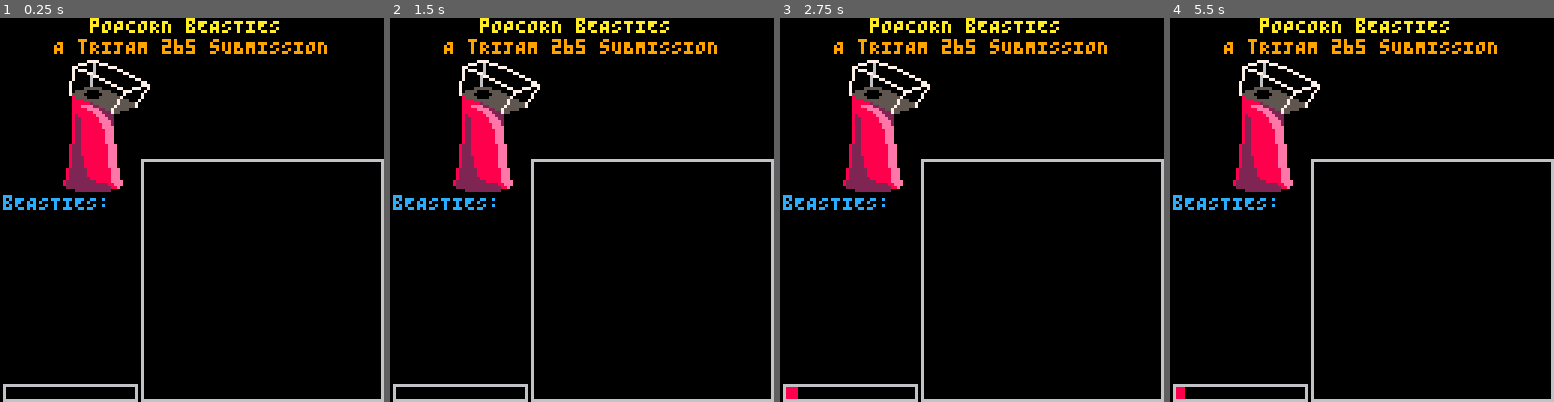
Above: before the commit, frames 1-4 (left to right).
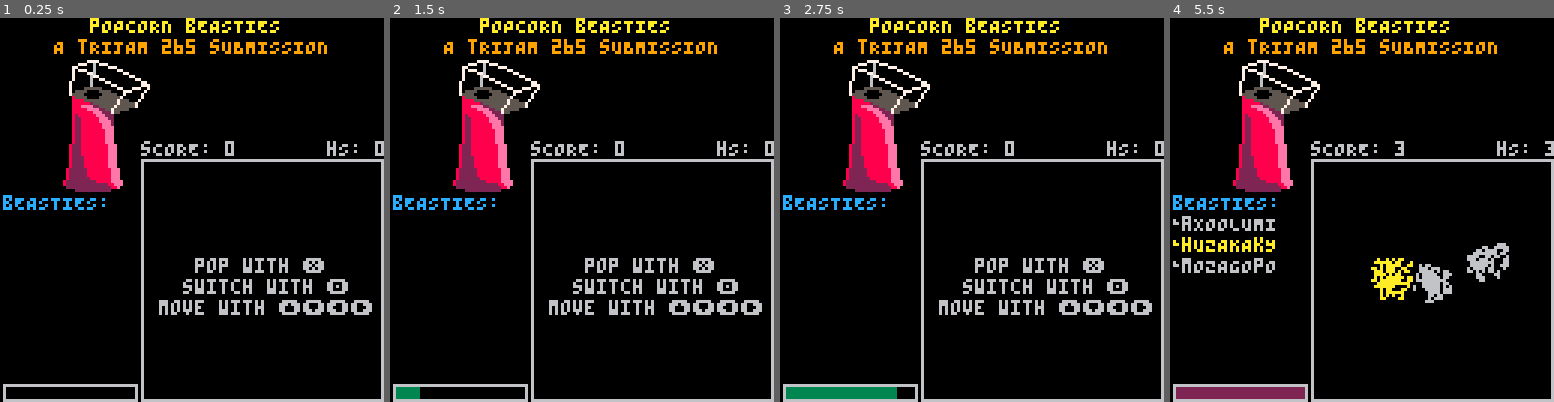
Above: after the commit, the same moments.

Repository: joshbackstein/trijam-265
Game: PICO-8 cartridge mw.p8
The game is run twice, just before and just after one commit, with the same random seed, the same clock (stepped at 60 frames per second) and the same inputs.
Inputs:
- Up to frame 1 (0.25 s): no input
- Up to frame 2 (1.5 s): tap O (Z key) at 0.33, 0.7, 1.43 s; tap X (X key) at 1.07 s
- Up to frame 3 (2.75 s): hold Left 1.97-2.37 s; tap X (X key) at 2.07, 2.4, 2.73 s; tap O (Z key) at 2.22 s; hold Down from 2.42 s (still down)
- Up to frame 4 (5.5 s): release Down at 2.82 s; hold Right 2.87-3.53 s; tap X (X key) every 0.33 s from 3.07 to 5.4 s; tap O (Z key) at 3.1, 3.98, 4.87 s; hold Up 3.58-4.08 s; hold Right 4.13-4.53 s; hold Down 4.58-5.08 s; hold Left from 5.13 s (still down)

The runs differ from the first frame. In frame 1, 2.9% of the frame differs, in the area x 36-100%, y 32-78%; in frame 2, 3.1%; in frame 3, 3.8%; in frame 4, 4.6%, in the area x 0-100%, y 32-100%.

Commit message:
It's done!

Diff:
--- a/main.lua
+++ b/main.lua
@@ -1,5 +1,12 @@
+cartdata("popcorn_beasties")
+
 -- this is the lua source
 function _init()
+  music(0)
+  poke(0x5f5c, 255) -- set btn initial delay before repeating. 255 means never repeat.
+  poke(0x5f5d, 1) -- set btn repeating delay. (this doesn't need to be set because of 255 above)
+
+
   playfield_size = 80
   playfield = {
     x = 127 - playfield_size,
@@ -38,6 +45,10 @@
   for b in all(beasties_to_delete) do
     beasties_slots[b.slot] = false
     del(beasties, b)
+
+    if b == current_beastie then
+      next_beastie()
+    end
   end
 
   update_bar_state()
@@ -111,14 +122,34 @@
 
   -- change beastie
   if btnp(4) and #beasties > 0 then -- button_o (z)
-    local cbi = 0
+    next_beastie()
+  end
+
+  if g_total > dget(0) then
+    dset(0, g_total)
+  end
+  if #beasties == 0 then
+    g_total = 0
+    g_add_amount = 15
+  end
+end
+
+function next_beastie()
+  if #beasties > 0 then
+    local cbi = -1
     for i, b in ipairs(beasties) do
       if b == current_beastie then
         cbi = i
       end
     end
 
-    current_beastie = current_beastie[cbi % #beasties+1]
+    if cbi < 0 then
+      current_beastie = beasties[1]
+    else
+      current_beastie = beasties[cbi % #beasties+1]
+    end
+  else
+    current_beastie = nil
   end
 end
 
@@ -135,12 +166,13 @@
   draw_bar(1, 122, bar_max_fill + 2, 6)
 
   for i, beastie in ipairs(beasties) do
-    if i != current_beastie then
+    if beastie != current_beastie then
       draw_beastie(beastie)
     end
   end
-  if #beasties > 0 then
-    draw_beastie(beasties[current_beastie])
+
+  if #beasties > 0 and current_beastie then
+    draw_beastie(current_beastie)
   end
 
   -- popcorn machine
@@ -150,7 +182,7 @@
   print("bEASTIES:", 1, yoff, 12)
   for i, b in ipairs(beasties) do
     local col = 0
-    if i == current_beastie then
+    if b == current_beastie then
       col = 10
     else
       col = 6
@@ -160,36 +192,61 @@
     pset(1, yoff+i*7+2-1, col)
     print(b.name, 4, yoff+i*7, col)
   end
-end
-
+
+  local hs_str = "hS: "..dget(0)
+  print(hs_str, 32+16-1-#hs_str*4+80+2, 20-6+20+8-2+1, 6)
+  print("sCORE: "..g_total, 32+16-1, 20-6+20+8-2+1, 6)
+  if #beasties == 0 then
+    print("pop with ❎",    65,  80, 6)
+    print("switch with 🅾️",     65-1*4,  80+7, 6)
+    print("move with ⬆️⬇️⬅️➡️",    65-3*4, 80+14, 6)
+  end
+end
+
+g_bar_cooldown = 0
+g_add_amount = 15
 function update_bar_state()
+  if g_bar_cooldown > 0 then
+    g_bar_cooldown = max(0, g_bar_cooldown-1)
+    if g_bar_cooldown == 0 then
+      bar_state.filled = 0
+    else
+      return
+    end
+  end
+
   if btnp(5) then
-    bar_state.filled = min(bar_state.filled + 5, bar_max_fill)
+    bar_state.filled = mid(0, bar_max_fill, bar_state.filled + g_add_amount)
     bar_state.frames_till_decay = bar_decay_frames
-  end
-
-  bar_state.frames_till_decay -= 1
-  if bar_state.frames_till_decay <= 0 then
-    bar_state.filled -= 1
-    bar_state.frames_till_decay = bar_decay_frames
-  end
-
-  if bar_state.filled <= 0 then
-    bar_state.filled = 0
+  else
+    bar_state.frames_till_decay -= 1
+    if bar_state.frames_till_decay <= 0 then
+      bar_state.filled = mid(0, bar_max_fill, bar_state.filled - 1)
+      bar_state.frames_till_decay = bar_decay_frames
+    end
   end
 
   if bar_state.filled >= bar_max_fill then
-    bar_state.filled = 0
+    g_add_amount = 3+flr(rnd(42-min(40, g_total*2)))
+    g_bar_cooldown = 30
     new_beastie()
   end
 end
 
+g_total=0
 function new_beastie()
   for s, v in pairs(beasties_slots) do
-    if v then
-      add(s, gen_beastie(#beasties, flr(rnd()*1024), playfield.x+playfield_size/2-8, playfield.y+playfield_size/2-8))
+    if not v then
+      g_total = min(255, g_total+1)
+
+      add(beasties, gen_beastie(s, flr(rnd()*1024), playfield.x+playfield_size/2-8, playfield.y+playfield_size/2-8))
+      beasties_slots[s] = true
       break
     end
+  end
+
+  if not current_beastie then
+    next_beastie()
   end
 end
 
@@ -199,7 +256,7 @@
 
   -- bar fill
   bar_fill = (w - 2) * (bar_state.filled / bar_max_fill)
-  if bar_fill > 0 then
-    rectfill(x + 1, y + 1, x + bar_fill, y + h - 2 , 8)
-  end
-end
+  if bar_fill > 1 then
+    rectfill(x + 1, y + 1, x + bar_fill, y + h - 2 , g_bar_cooldown > 0 and 2 or 3)
+  end
+end
--- a/popcorngen.lua
+++ b/popcorngen.lua
@@ -127,11 +127,12 @@
     end
   end
 
-  if obj.slot+1 != current_beastie then
+  if obj != current_beastie then
     pal{6,6,6,6,6,6,6,6,6,6,6,6,6,6,6}
   else
     pal{10,10,10,10,10,10,10,10,10,10,10,10,10,10,10}
   end
+
   spr(obj.slot%8*2, obj.x, obj.y, 2, 2, flip, false)
   pal()
 end
Not shown, changed: the music (__music__) section of mw.p8
Not shown, changed: the sound effects (__sfx__) section of mw.p8
